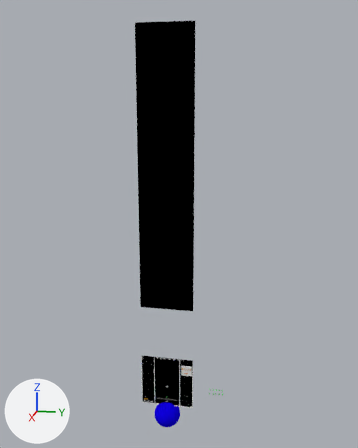
Renders of the Blender file Example Space Game/TemplateLvl.blend from each side of a commit.
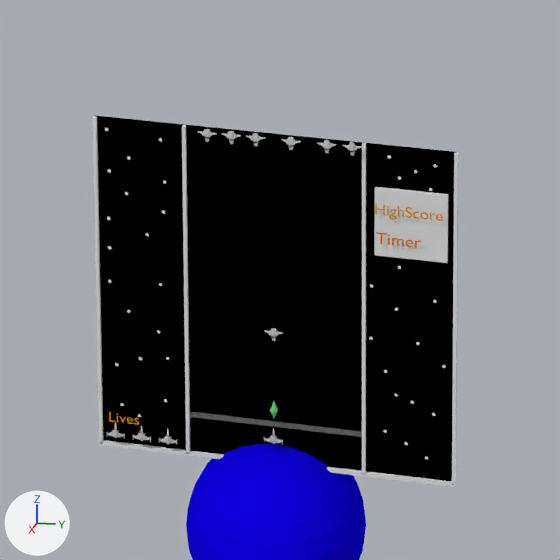
Old and new are each drawn whole from a camera (50 mm lens) standing at (1672.0, 381.0, 1145.0) and looking at (-15.0, 44.0, 723.0) and again close up on the part from 36% to 58% of the width and 76% to 93% of the height. Every picture has the same lights, and +X, +Y and +Z are marked at lower left.

Before the edit, the objects in view are built like this:
```python
ob_cube = bpy.data.objects.new('Cube', me_cube_001)
ob_cube.location = (1.5, 50.0, 100.2)
ob_cube.scale = (1.0, 1.0, 100.0)
ob_cube_002 = bpy.data.objects.new('Cube.002', me_cube_003)
ob_cube_002.location = (1.5, -49.5, 100.1)
ob_cube_002.scale = (1.0, 1.0, 100.0)
ob_spaceship5 = bpy.data.objects.new('Spaceship5', me_spaceship5)
ob_spaceship5.location = (5.0, 0.5, 82.9)
ob_spaceship5.rotation_euler = (-3.142, 0.0, 1.571)  # degrees (-180, 0, 90)
ob_spaceship5_001 = bpy.data.objects.new('Spaceship5.001', me_spaceship5_002)
ob_spaceship5_001.location = (5.0, -35.6, 199.0)
ob_spaceship5_001.rotation_euler = (-3.142, 0.0, 1.571)  # degrees (-180, 0, 90)
ob_spaceship5_002 = bpy.data.objects.new('Spaceship5.002', me_spaceship5_003)
ob_spaceship5_002.location = (5.0, -8.7, 199.3)
ob_spaceship5_002.rotation_euler = (-3.142, 0.0, 1.571)  # degrees (-180, 0, 90)
ob_spaceship5_003 = bpy.data.objects.new('Spaceship5.003', me_spaceship5_004)
ob_spaceship5_003.location = (5.0, 10.7, 199.2)
ob_spaceship5_003.rotation_euler = (-3.142, 0.0, 1.571)  # degrees (-180, 0, 90)
ob_spaceship5_004 = bpy.data.objects.new('Spaceship5.004', me_spaceship5_005)
ob_spaceship5_004.location = (5.0, 30.5, 199.4)
ob_spaceship5_004.rotation_euler = (-3.142, 0.0, 1.571)  # degrees (-180, 0, 90)
ob_spaceship5_005 = bpy.data.objects.new('Spaceship5.005', me_spaceship5_006)
ob_spaceship5_005.location = (5.0, -22.1, 199.2)
ob_spaceship5_005.rotation_euler = (-3.142, 0.0, 1.571)  # degrees (-180, 0, 90)
ob_spaceship5_006 = bpy.data.objects.new('Spaceship5.006', me_spaceship5_007)
ob_spaceship5_006.location = (5.0, 44.4, 199.6)
ob_spaceship5_006.rotation_euler = (-3.142, 0.0, 1.571)  # degrees (-180, 0, 90)
# also in view: 'Cube.003' at (2.0, 76.0, 155.0); 'Cube.004' at (2.0, 0.0, 24.0); 'Plane' at (0.0, 0.0, 100.0); 'Cube.005' at (2.0, -100.0, 100.0); 'Cube.001' at (2.0, 0.0, 0.0)
```
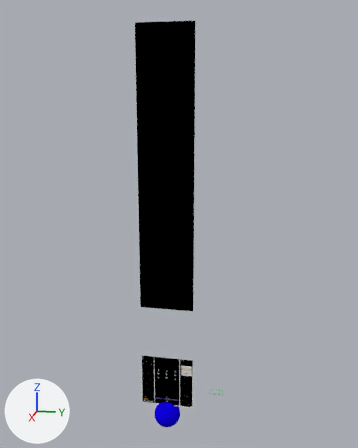
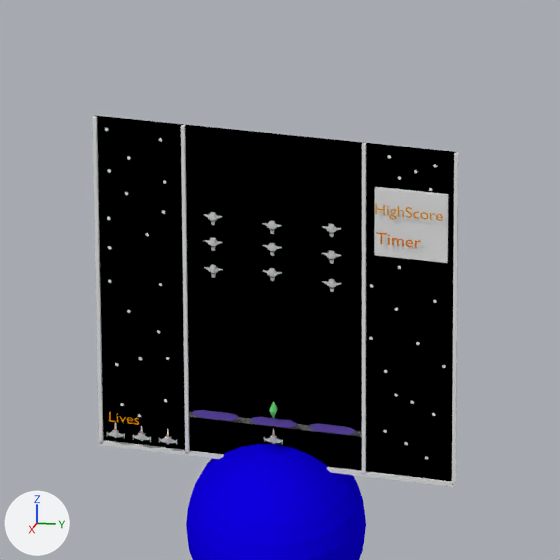
Changed parts and their boxes [x1, y1, x2, y2] in the close-ups (560 x 560 px):
'Cube.002', moved
    before: [182, 125, 190, 454]
    after: [181, 125, 190, 454]
'Crystal1.001', added
    after: [310, 424, 355, 435]
'Crystal1.003', added
    after: [251, 417, 296, 428]
'Crystal1.002', added
    after: [192, 410, 238, 421]
'Spaceship5.001', moved
    before: [197, 129, 217, 142]
    after: [203, 265, 223, 278]
'Spaceship5.005', moved
    before: [221, 131, 241, 144]
    after: [203, 238, 223, 251]
'Spaceship5.006', moved
    before: [342, 142, 362, 156]
    after: [322, 250, 341, 264]
'Spaceship5.004', moved
    before: [317, 140, 337, 153]
    after: [322, 279, 341, 292]
'Spaceship5.002', moved
    before: [246, 133, 265, 146]
    after: [262, 243, 282, 256]
'Spaceship5.003', moved
    before: [281, 137, 301, 150]
    after: [262, 268, 282, 281]
'Spaceship5', moved
    before: [264, 328, 283, 341]
    after: [322, 224, 341, 237]
'Spaceship5.008', added
    after: [262, 221, 282, 234]
'Spaceship5.007', added
    after: [203, 212, 222, 225]

The change in detail:
Material 'Purple.005' (mat_purple_005) is new.
Its base color is (0.109, 0.0536, 0.39) (purple #5d41a8).
Its roughness is 0.69.
Material 'Purple.004' (mat_purple_004) is new.
Its base color is (0.109, 0.0536, 0.39) (purple #5d41a8).
Its roughness is 0.69.
Material 'Purple.003' (mat_purple_003) is new.
Its base color is (0.109, 0.0536, 0.39) (purple #5d41a8).
Its roughness is 0.69.
Material 'Black.008' (mat_black_008) is new.
Its base color is (0.0203, 0.0203, 0.0203) (black #272727).
Its roughness is 0.69.
Material 'White.008' (mat_white_008) is new.
Its base color is (0.64, 0.64, 0.64) (light grey #d1d1d1).
Its roughness is 0.69.
Material 'Black.007' (mat_black_007) is new.
Its base color is (0.0203, 0.0203, 0.0203) (black #272727).
Its roughness is 0.69.
Material 'White.007' (mat_white_007) is new.
Its base color is (0.64, 0.64, 0.64) (light grey #d1d1d1).
Its roughness is 0.69.
Mesh me_crystal1_005 is new.
It has 24 vertices, 26 faces and spans x -0.229..0.229, y -0.378..0.378, z -0.128..0.128.
It uses material mat_purple_005 (purple #5d41a8).
Mesh me_crystal1_004 is new.
It has 24 vertices, 26 faces and spans x -0.229..0.229, y -0.378..0.378, z -0.128..0.128.
It uses material mat_purple_004 (purple #5d41a8).
Mesh me_crystal1_003 is new.
It has 24 vertices, 26 faces and spans x -0.229..0.229, y -0.378..0.378, z -0.128..0.128.
It uses material mat_purple_003 (purple #5d41a8).
Mesh me_spaceship5_008 is new.
It has 293 vertices, 270 faces and spans x -5.31..5.31, y -0.01..2.21, z -2.77..4.79.
Faces by material slot: [266, 4].
It uses material mat_white_008 (light grey #d1d1d1).
It uses material mat_black_008 (black #272727).
Mesh me_spaceship5_001 is new.
It has 293 vertices, 270 faces and spans x -5.31..5.31, y -0.01..2.21, z -2.77..4.79.
Faces by material slot: [266, 4].
It uses material mat_white_007 (light grey #d1d1d1).
It uses material mat_black_007 (black #272727).
Object 'Cube.002' (ob_cube_002) moves from (1.5, -49.5, 100.1) to (1.5, -50.0, 100.1).
Object 'Spaceship5' (ob_spaceship5) moves from (5.0, 0.5, 82.9) to (5.0, 33.0, 149.8).
Object 'Spaceship5.001' (ob_spaceship5_001) moves from (5.0, -35.6, 199.0) to (5.0, -33.0, 117.6).
Object 'Spaceship5.002' (ob_spaceship5_002) moves from (5.0, -8.7, 199.3) to (5.0, 0.0, 134.8).
Object 'Spaceship5.003' (ob_spaceship5_003) moves from (5.0, 10.7, 199.2) to (5.0, 0.0, 119.4).
Object 'Spaceship5.004' (ob_spaceship5_004) moves from (5.0, 30.5, 199.4) to (5.0, 33.0, 116.7).
Object 'Spaceship5.005' (ob_spaceship5_005) moves from (5.0, -22.1, 199.2) to (5.0, -33.0, 134.0).
Object 'Spaceship5.006' (ob_spaceship5_006) moves from (5.0, 44.4, 199.6) to (5.0, 33.0, 133.9).
Object 'Crystal1.002' (ob_crystal1_002) is new; it shows me_crystal1_005.
Its location is (5.0, -33.0, 27.8).
Its scale is (15.0, 33.0, 2.0).
Object 'Crystal1.001' (ob_crystal1_001) is new; it shows me_crystal1_004.
Its location is (5.0, 33.0, 27.8).
Its scale is (15.0, 33.0, 2.0).
Object 'Crystal1.003' (ob_crystal1_003) is new; it shows me_crystal1_003.
Its location is (5.0, 0.0, 27.8).
Its scale is (15.0, 33.0, 2.0).
Object 'Spaceship5.008' (ob_spaceship5_008) is new; it shows me_spaceship5_008.
Its location is (5.0, 0.0, 147.9).
Its rotation in degrees is (-180, 0, 90).
Object 'Spaceship5.007' (ob_spaceship5_007) is new; it shows me_spaceship5_001.
Its location is (5.0, -33.0, 149.5).
Its rotation in degrees is (-180, 0, 90).
